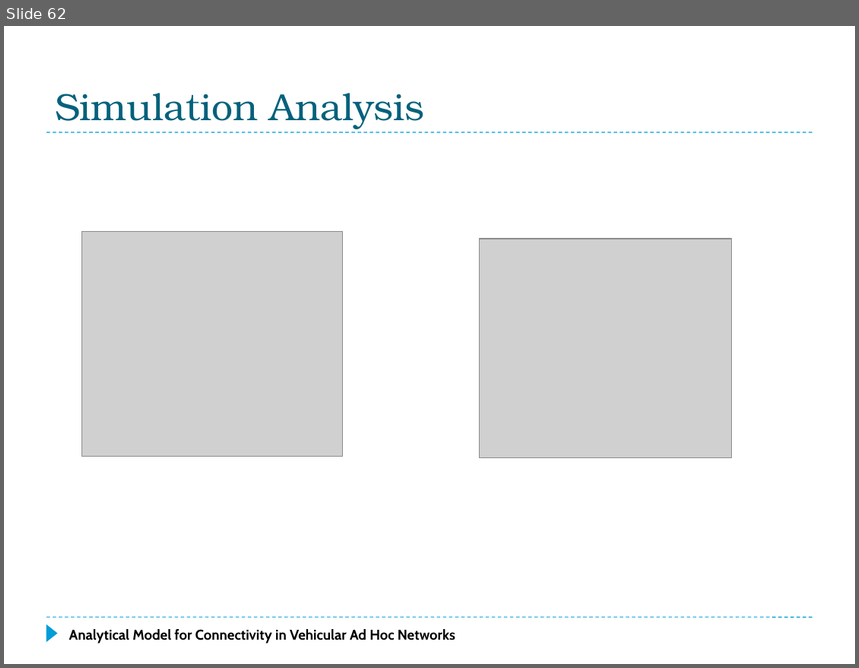
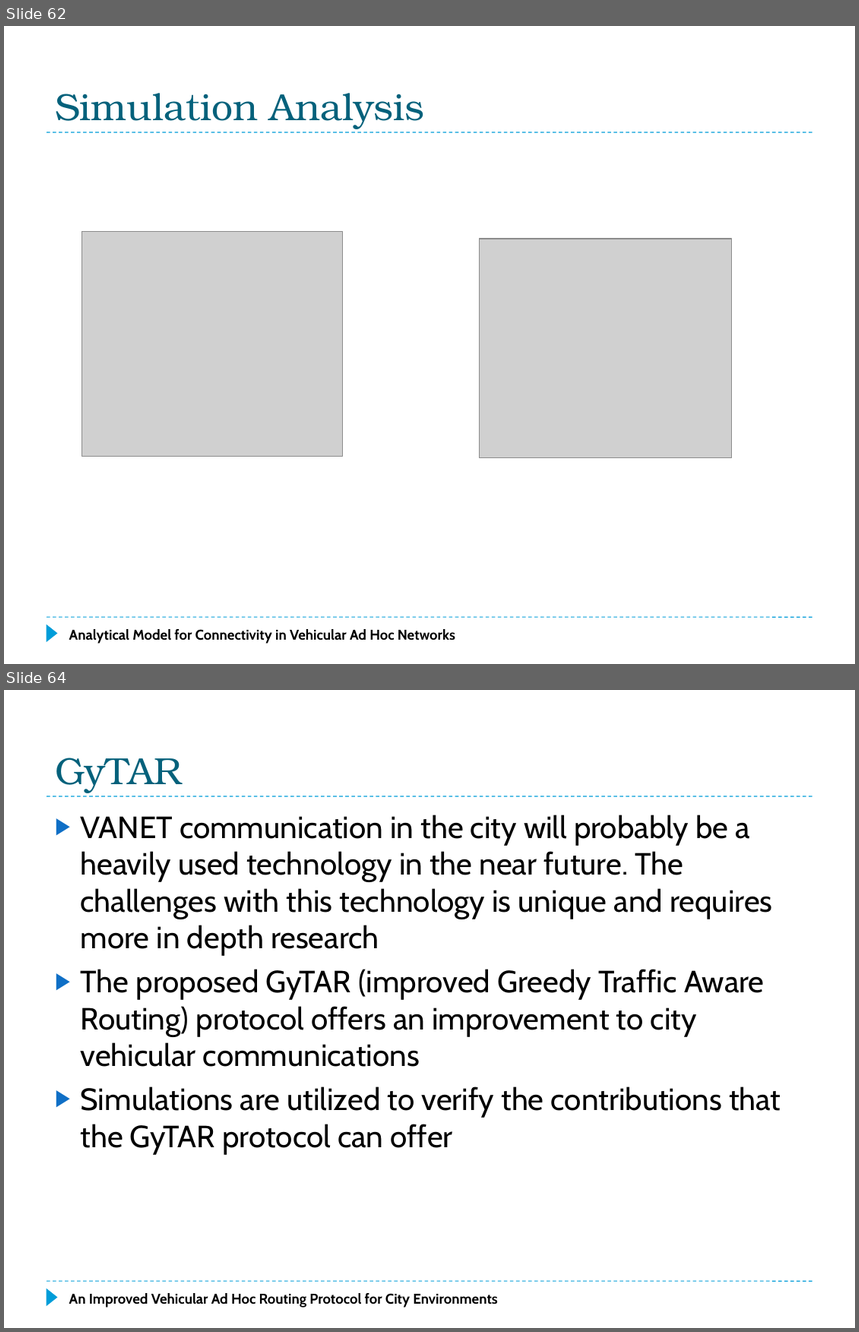
Before and after one commit to f33losopher/EEMaster_VANET, a slide deck: VANET_Felix.pptx. Shown one above the other, each under a label of ours: slide 62 before the commit, slides 62 and 64 after it; the slides between them are not shown. The pictures are 859x668 and 859x1332 pixels, drawn with LibreOffice and Linux fonts; fonts in the diff are those of the drawing; grey boxes stand for pictures. Boxes give left, top, right and bottom in pixels: in the first picture for what was removed or moved away, otherwise in the second. Text is boxed around its words. In the diff, an @@ line names an element or a change of style, - is before the commit and + after.

```diff
--- a/VANET_Felix.pptx
+++ b/VANET_Felix.pptx
@@ slide 64 added at [4,690,855,1328], background #FFFFFF; not listed: 3 template elements that a slide beside it also shows @@
@@ title added at [55,758,182,793], 32 pt, text #04617B @@
+GyTAR
@@ text added at [81,815,781,1154], 26 pt, text #000000 @@
+▶ VANET communication in the city will probably be a heavily used technology in the near future. The challenges with this technology is unique and requires more in depth research
+▶ The proposed GyTAR (improved Greedy Traffic Aware Routing) protocol offers an improvement to city vehicular communications
+▶ Simulations are utilized to verify the contributions that the GyTAR protocol can offer
@@ text added at [69,1293,497,1308], 12 pt, text #000000, bold @@
+An Improved Vehicular Ad Hoc Routing Protocol for City Environments
```
Also in this commit, not shown: 8 other slides added, 1 other file.
